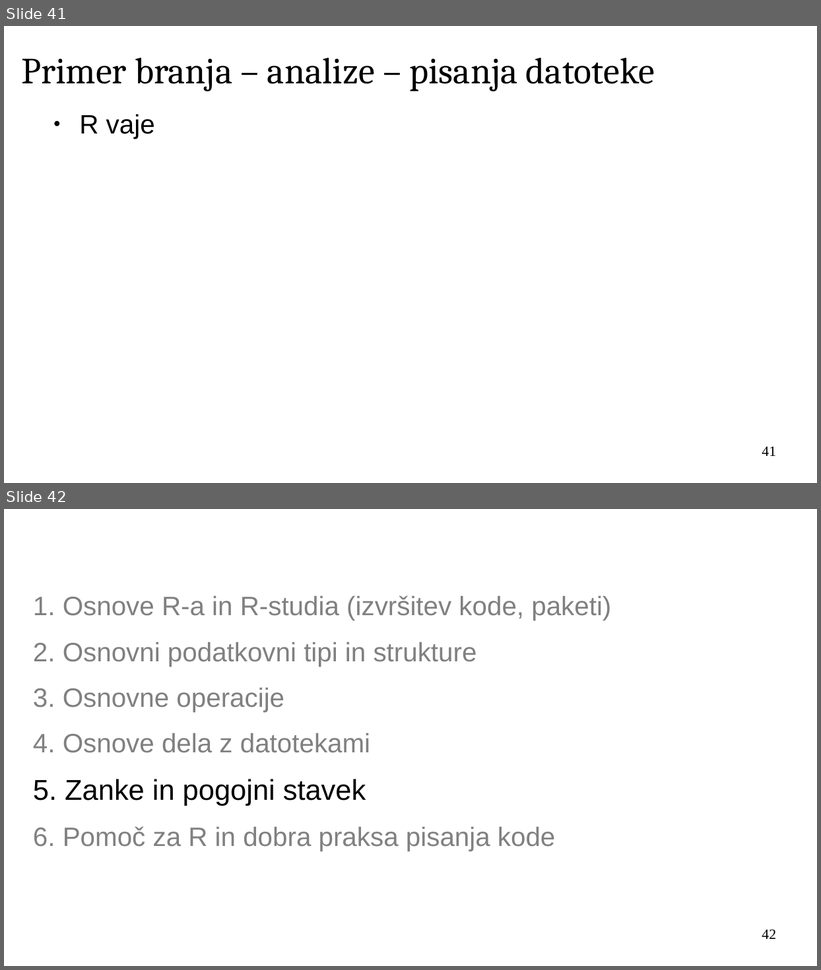
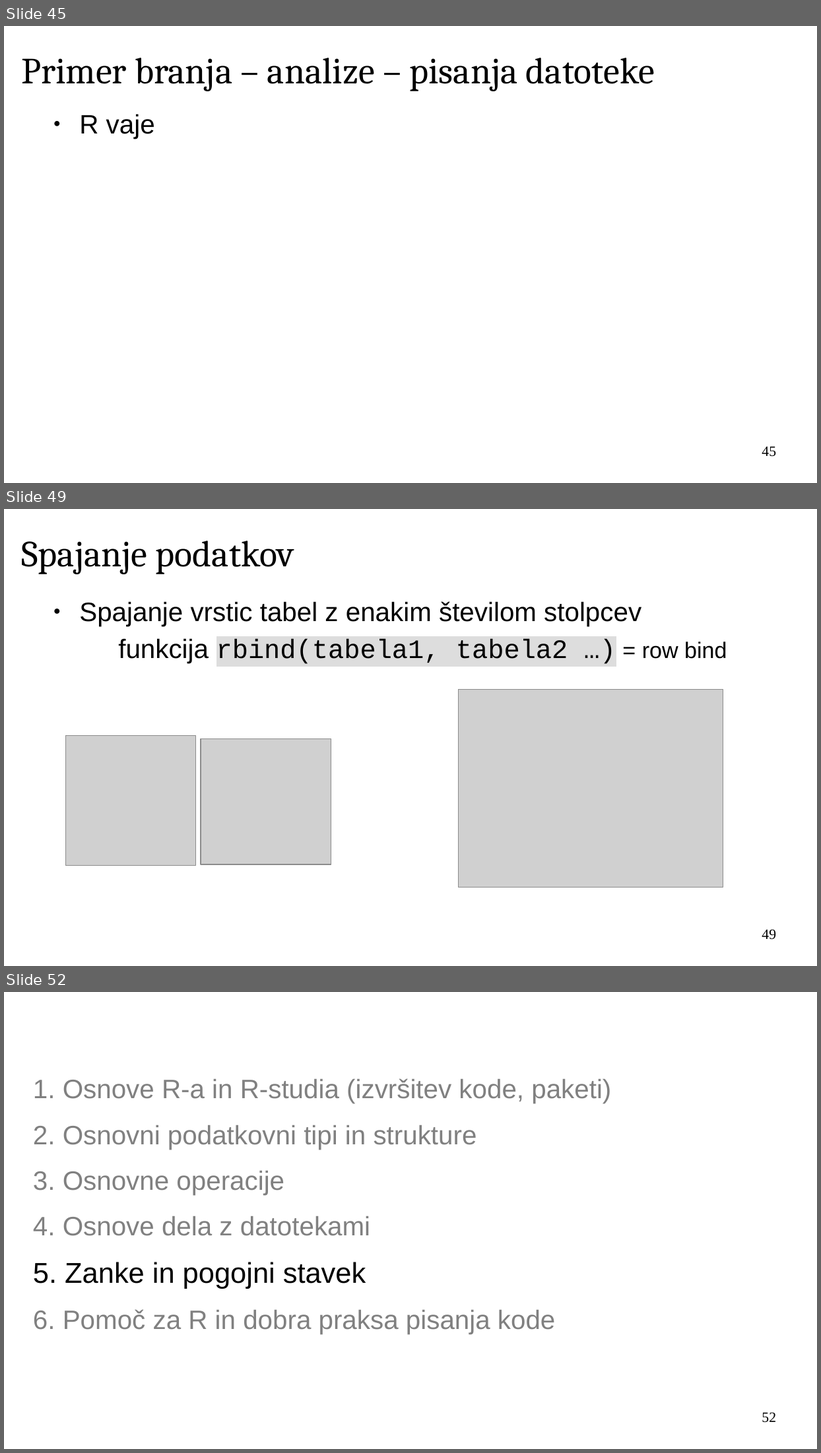
Before and after one commit to janaobsteter/R_tecaj, a slide deck: IT_Rtecaj.odp. Shown one above the other, each under a label of ours: slides 41 and 42 before the commit, slides 45, 49 and 52 after it; the slides between them are not shown. The pictures are 821x970 and 821x1453 pixels, drawn with LibreOffice and Linux fonts; fonts in the diff are those of the drawing; grey boxes stand for pictures; background and template pictures are left out. Boxes give left, top, right and bottom in pixels: in the first picture for what was removed or moved away, otherwise in the second. Text is boxed around its words. In the diff, an @@ line names an element or a change of style, - is before the commit and + after.

```diff
--- a/IT_Rtecaj.odp
+++ b/IT_Rtecaj.odp
@@ slide 49 added at bbox=[4, 509, 817, 966], background #FFFFFF @@
@@ title added at bbox=[21, 541, 294, 574], 36 pt, text #000000 @@
+Spajanje podatkov
@@ text added at bbox=[79, 601, 727, 664], 26 pt, text #000000 @@
+● Spajanje vrstic tabel z enakim številom stolpcev
+  funkcija rbind(tabela1, tabela2 …) = row bind
@@ picture added at bbox=[459, 690, 723, 889] @@
@@ picture added at bbox=[65, 736, 196, 866] @@
@@ picture added at bbox=[201, 739, 331, 865] @@
@@ page number added at bbox=[762, 929, 776, 940], 14 pt, text #000000 @@
+49
@@ what was slide 41 is now slide 45 @@
@@ page number at bbox=[762, 446, 776, 457]: text changed @@
-41
+45
@@ what was slide 42 is now slide 52 @@
@@ page number at bbox=[762, 1412, 776, 1423]: text changed @@
-42
+52
```
Also in this commit, not shown: 12 slides changed, 9 other slides added, 1 other file.
